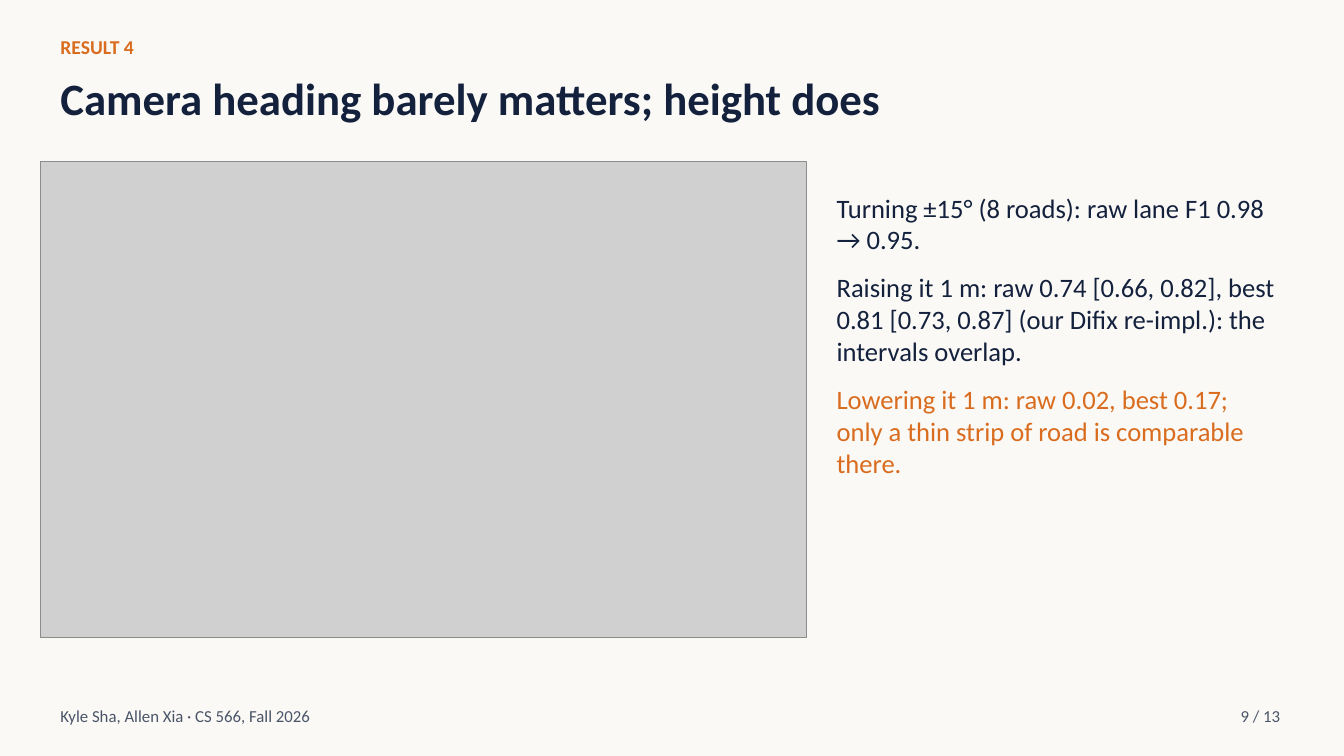
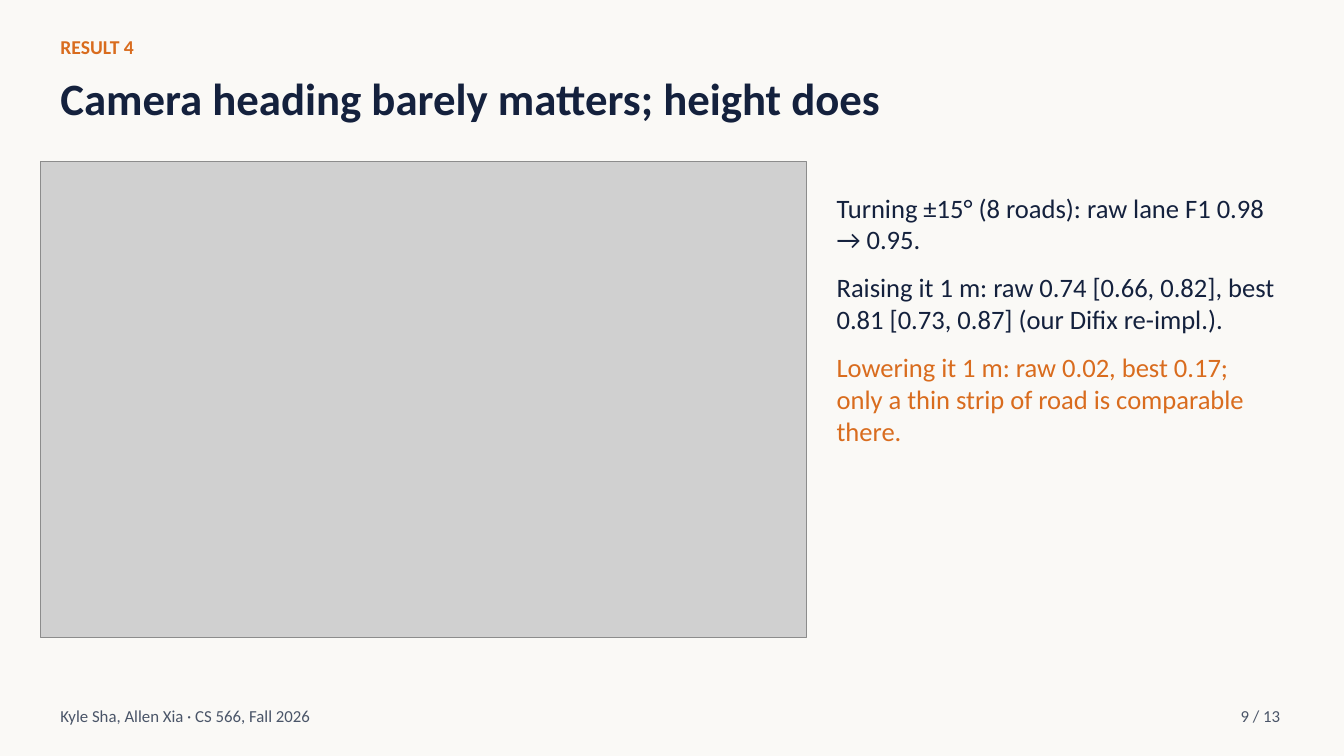
Before and after one commit to ksha23/cs566-drive-sim-trust, a slide deck: slide 9 of presentation/cs566_drive_sim_talk.pptx. Drawn at 1344x756 pixels with LibreOffice and Linux fonts; fonts in the diff are those of the drawing; grey boxes stand for pictures. Boxes give left, top, right and bottom in pixels: in the first picture for what was removed or moved away, otherwise in the second. Text is boxed around its words. In the diff, an @@ line names an element or a change of style, - is before the commit and + after.

```diff
--- a/presentation/cs566_drive_sim_talk.pptx
+++ b/presentation/cs566_drive_sim_talk.pptx
@@ text at bbox=[837, 277, 1274, 334]: text changed @@
-Raising it 1 m: raw 0.74 [0.66, 0.82], best 0.81 [0.73, 0.87] (our Difix re-impl.): the intervals overlap.
+Raising it 1 m: raw 0.74 [0.66, 0.82], best 0.81 [0.73, 0.87] (our Difix re-impl.).
```
Also in this commit, not shown: 6 other slides changed, 49 other files.
